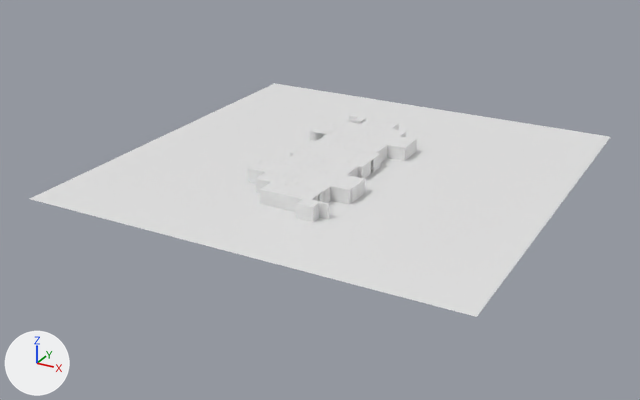
Renders of the FBX model LudumDare43/Assets/Graphics/Hardwick.fbx from each side of a commit.
Rendered twice from a 50 mm camera at (100.2, -190.3, 88.2) aimed at (-2.8, -3.0, -5.5). Lighting does not change. The marker at lower left points along +X, +Y and +Z. Where no turn or scale is listed for an object, it has been applied to the vertices.

Objects in the first picture: 'Ceiling', 'Ground', 'Walls'.
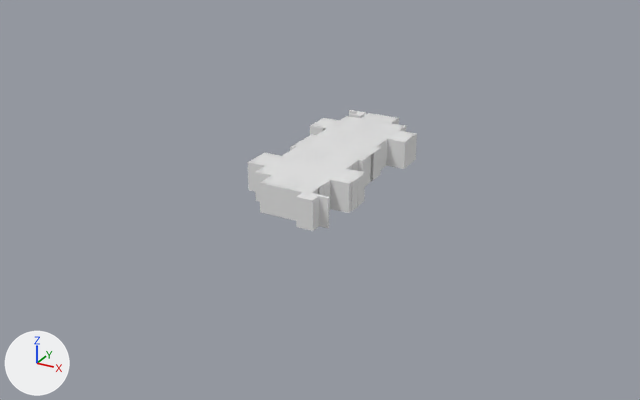
Location of each change, (x1, y1, x2, y2) in pixels of the pictures (640 x 400 px):
'Ground', deleted
    before: (30, 83, 610, 317)
'Ceiling', reshaped, moved, rescaled (12% shorter)
    before: (248, 115, 416, 207)
    after: (249, 113, 417, 194)
'Walls', reshaped, moved, rescaled (14% taller)
    before: (248, 116, 417, 222)
    after: (248, 110, 417, 231)
part 1 of me_plane_001, deleted
    before: (288, 134, 376, 204)
part 2 of me_plane_001, built on
    before: (248, 116, 417, 222)
    after: (248, 110, 417, 231)
part 3 of me_plane_004, built on
    before: (248, 115, 416, 207)
    after: (249, 113, 417, 193)

Edits to the bpy script that builds the scene:
```text
Add mat_material_001:
    mat_material_001 = principled_material('Material.001')
    mat_material_001.base_color = (0.8, 0.8, 0.8)  # white #e7e7e7
    mat_material_001.roughness = 0.553
Add mat_stone:
    mat_stone = principled_material('Stone')
    mat_stone.base_color = (0.8, 0.8, 0.8)  # white #e7e7e7
    mat_stone.roughness = 0.553
Change me_plane_004:
    used by ob_ceiling; location = (0.0, 0.0, 0.0)
    remove me_plane_004.from_pydata(...)  # 86 vertices, 1 face; spans x -15.2..13.7, y -31.0..31.9, z 6.3
    add me_plane_004.from_pydata(...)  # 54 vertices, 34 faces; spans x -0.8..0.1, y 0.1..1.8, z 0.0
    me_plane_004 part 3: the whole mesh is rebuilt
    me_plane_004 part 4: the surface is now shaded flat
    add me_plane_004.materials.append(mat_material_001)  # white #e7e7e7
Change me_plane_001:
    used by ob_walls; location = (0.0, 0.0, 0.0)
    remove me_plane_001.from_pydata(...)  # 1464 vertices, 738 faces; spans x -15.2..13.7, y -31.0..31.9, z 2.6..6.3
    add me_plane_001.from_pydata(...)  # 2694 vertices, 2672 faces; spans x -26.0..2.9, y 0.0..63.0, z 0.0..11.0
    me_plane_001 part 1: 16 loose pieces with 640 vertices, spanning x -8.0..13.7, y -23.6..26.5, z 2.6..6.3, are deleted
    me_plane_001 part 2: 824 vertices removed from x -15.2..13.4, y -31.0..31.9, z 2.6..6.3; 2662 vertices added at x -26.0..2.9, y 0.0..63.0, z 0.0..11.0
    add me_plane_001.materials.append(mat_stone)  # white #e7e7e7
Remove ob_ground:
    ob_ground = bpy.data.objects.new('Ground', me_plane_005)
    ob_ground.location = (0.0, 0.0, 0.0)
Change ob_ceiling:
    ob_ceiling.location: (0.0, 0.0, 0.0) -> (10.8, -31.0, 8.0)
    ob_ceiling.scale: (1.0, 1.0, 1.0) -> (34.4, 34.4, 34.4)
Change ob_walls:
    ob_walls.location: (0.0, 0.0, 0.0) -> (10.8, -31.0, 0.4)
    ob_walls.scale: (1.0, 1.0, 1.0) -> (1.0, 1.0, 0.688)
```
